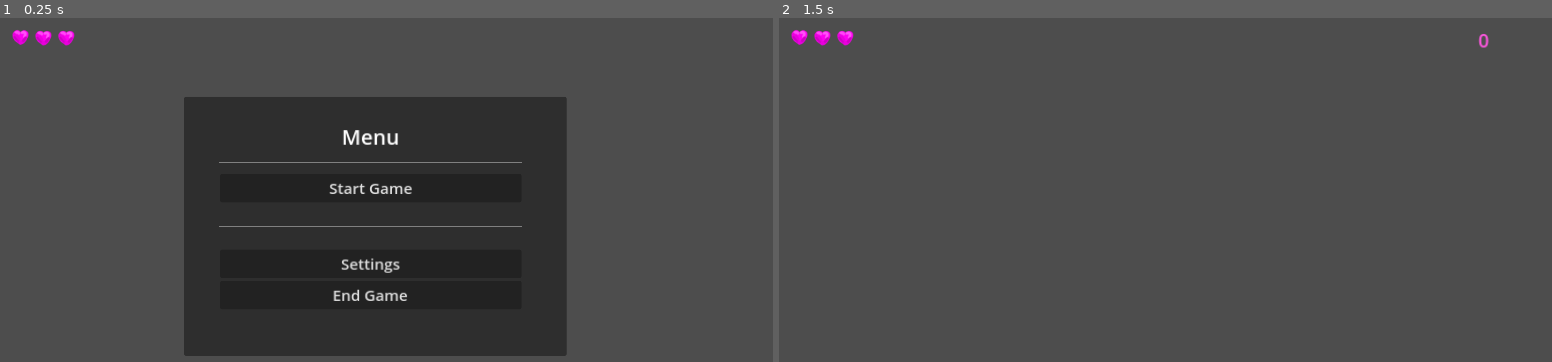
Above: before the commit, frames 1-2 (left to right).
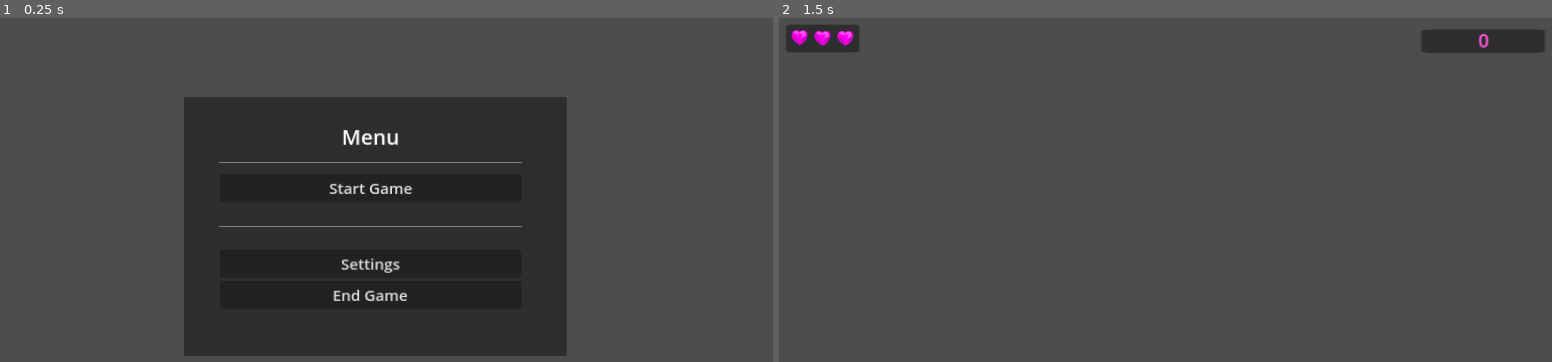
Above: after the commit, the same moments.

Repository: zino212/godot-game-creation
Game: Godot game, scene res://hud.tscn
The game is run twice, just before and just after one commit, with the same random seed, the same clock (stepped at 60 frames per second) and the same inputs. This scene is started directly instead of the project's main scene.
Inputs:
- Up to frame 1 (0.25 s): no input
- Up to frame 2 (1.5 s): click "Start Game" at 0.5 s; tap Enter at 1.25 s; hold Right (move_right) from 1.28 s (still down)

The runs differ from the first frame. In frame 1, 0.2% of the frame differs, in the area x 1-10%, y 3-9%; in frame 2, 1.5%, in the area x 0-99%, y 2-11%.

Commit message:
Make countdown better and give labels background

Diff:
--- a/hud.tscn
+++ b/hud.tscn
@@ -9,6 +9,15 @@
 script = ExtResource("1_brd2m")
 
 [node name="Health Bar" parent="." instance=ExtResource("2_u18ck")]
+visible = false
+
+[node name="Panel" type="Panel" parent="Health Bar"]
+show_behind_parent = true
+offset_left = -51.0
+offset_top = -21.0
+offset_right = -11.0
+offset_bottom = 19.0
+scale = Vector2(2.64, 1)
 
 [node name="ScoreLabel" type="Label" parent="."]
 visible = false
@@ -27,6 +36,15 @@
 vertical_alignment = 1
 metadata/_edit_group_ = true
 
+[node name="Panel" type="Panel" parent="ScoreLabel"]
+show_behind_parent = true
+layout_mode = 0
+offset_left = -32.0
+offset_top = 27.0
+offset_right = 8.0
+offset_bottom = 67.0
+scale = Vector2(4.45271, 0.838568)
+
 [node name="Message" type="Label" parent="."]
 visible = false
 anchors_preset = 5
@@ -43,6 +61,15 @@
 horizontal_alignment = 1
 vertical_alignment = 1
 metadata/_edit_group_ = true
+
+[node name="Panel" type="Panel" parent="Message"]
+show_behind_parent = true
+layout_mode = 0
+offset_left = 19.0
+offset_top = 30.0
+offset_right = 59.0
+offset_bottom = 70.0
+scale = Vector2(6.81098, 1.2)
 
 [node name="Menu" type="Panel" parent="."]
 anchors_preset = 8
@@ -79,11 +106,13 @@
 [node name="Resume_Button" type="Button" parent="Menu/VBoxContainer"]
 visible = false
 layout_mode = 2
+tooltip_text = "Resume your current Game"
 theme_override_font_sizes/font_size = 22
 text = "Resume"
 
 [node name="Start_Button" type="Button" parent="Menu/VBoxContainer"]
 layout_mode = 2
+tooltip_text = "Start a new Game"
 theme_override_font_sizes/font_size = 22
 text = "Start Game"
 
@@ -93,12 +122,14 @@
 
 [node name="Settings_Button" type="Button" parent="Menu/VBoxContainer"]
 layout_mode = 2
+tooltip_text = "Configure Resolution and VSync"
 theme_override_font_sizes/font_size = 22
 text = "Settings"
 
 [node name="End_Button" type="Button" parent="Menu/VBoxContainer"]
 layout_mode = 2
 size_flags_vertical = 8
+tooltip_text = "Quit the Game"
 theme_override_font_sizes/font_size = 22
 text = "End Game"
 
--- a/main.gd
+++ b/main.gd
@@ -53,8 +53,11 @@
 func show_timer():
 	if ($StartTimer.time_left <= 4) and not ($StartTimer.time_left < 1):
 		$HUD.show_message(str(int($StartTimer.time_left)))
-	elif ($StartTimer.time_left < 1) and not ($ScoreTimer.is_stopped()):
+	if ($StartTimer.time_left < 1) and ($StartTimer.time_left > 0):
+		$HUD.show_message("Go!")
+	elif not ($ScoreTimer.is_stopped()):
 		$HUD.show_message("")
+		$HUD.hide_message()
 
 
 func _on_obstacle_timer_timeout():
Not shown, changed: README.md
